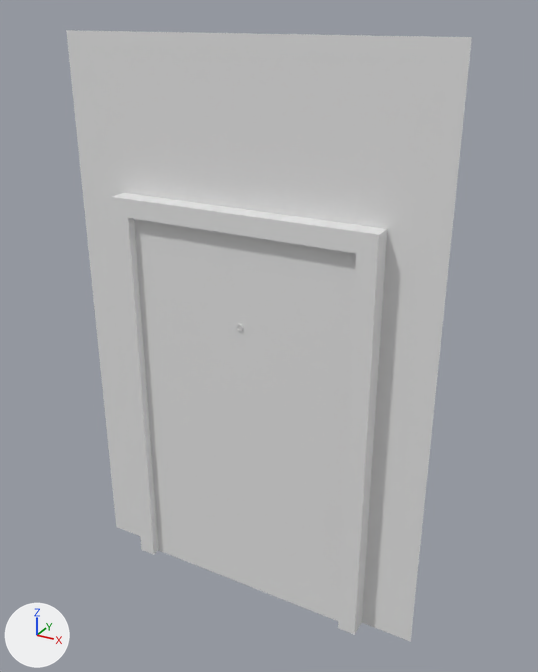
An edit to the FBX model Assets/Arts/Models/model_door_01_close.fbx, drawn before and after from the same camera.
One viewpoint serves both versions: a 50 mm lens placed at (0.78, -2.99, 3.1), pointed at (-0.92, 0.11, 1.55). Every picture has the same lights, and +X, +Y and +Z are marked at lower left. Where no turn or scale is listed for an object, it has been applied to the vertices.

Script lines for the objects in view, before the commit:
```python
me_plane_005 = bpy.data.meshes.new('Plane.005')
me_plane_005.from_pydata(...)  # 134 vertices, 130 faces; spans x -2.0..0.0, y -0.1..0.19, z 0.0..3.0
ob_plane_025 = bpy.data.objects.new('Plane.025', me_plane_005)
ob_plane_025.location = (0.0, 0.0, 0.0)
```
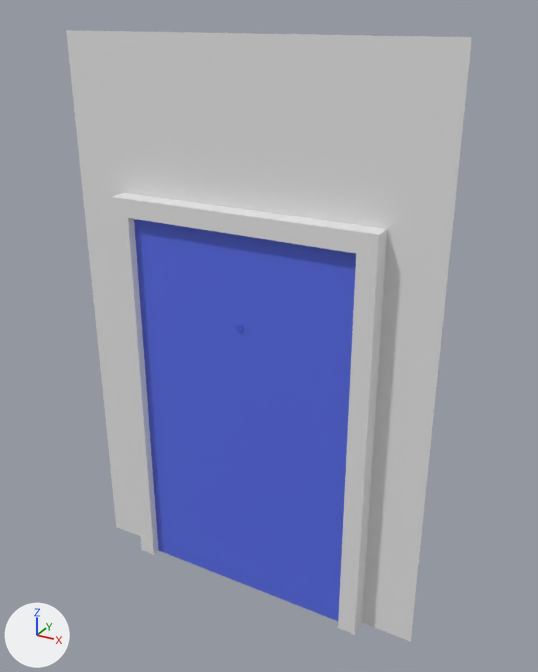
Where the change shows, as pixel boxes [x1, y1, x2, y2] in the pictures (538 x 672 px):
part 1 of me_plane_005, recoloured
    both: [236, 324, 243, 331]
part 2 of me_plane_005, recoloured (white to blue)
    both: [134, 219, 356, 621]

What the commit changed:
Material 'Material' (mat_material) is new.
Its base color is (0.8, 0.8, 0.8) (white #e7e7e7).
Material 'Material.002' (mat_material_002) is new.
Its base color is (0.101, 0.153, 0.8) (blue #596de7).
me_plane_005 has 134 vertices, 130 faces and spans x -2.0..0.0, y -0.1..0.19, z 0.0..3.0.
me_plane_005 is used by ob_plane_025; location (0.0, 0.0, 0.0).
me_plane_005 part 1: 84 of the faces centred in x -1.02..-0.98, y -0.06..0.06, z 1.62..1.66 switch from no material to mat_material_002 (blue #596de7).
me_plane_005 part 2: 30 of the faces centred in x -1.0..-0.38, y -0.05..0.19, z 0.91..1.33 switch from no material to mat_material_002 (blue #596de7).
me_plane_005 now uses material mat_material (white #e7e7e7).
